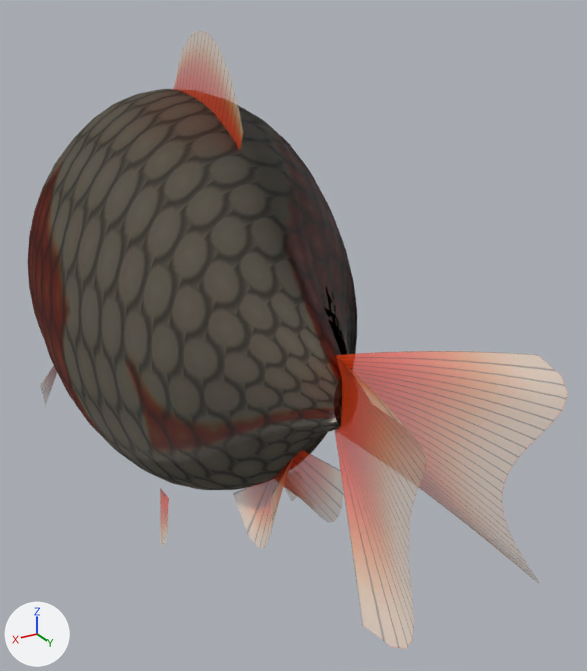
Before and after pictures for a commit that changed the glTF model models/pinpon_1.glb.
Both versions are drawn from a camera (50 mm lens) standing at (0.432, 0.774, 0.395) and looking at (-0.05, -0.03, -0.007). Arrows for +X, +Y and +Z are at lower left; the lights stay in place. The older version comes first. Where no turn or scale is listed for an object, it has been applied to the vertices.

Names of what the first picture shows: 'body', 'fins'.
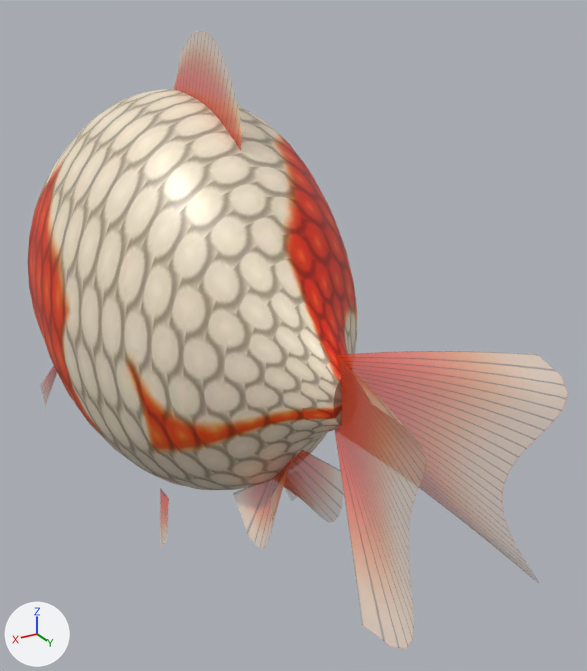
What differs and where, as boxes (x1, y1, x2, y2) in the pictures (587 x 671 px):
'body', surface changed (lighter)
    both: (28, 89, 357, 490)

Patch to the scene script:
```diff
--- a/models/pinpon_1.glb.py
+++ b/models/pinpon_1.glb.py
@@ mat_body @@
 n0 = _N.new('ShaderNodeBsdfPrincipled'); n0.name = 'Principled BSDF'
 n2.image = img_pinpon_1_body
-n3 = _N.new('ShaderNodeNormalMap'); n3.name = 'Normal Map'
-n3.uv_map = 'UVMap'
-n4 = _N.new('ShaderNodeTexImage'); n4.name = 'Image Texture.001'
-n4.image = img_pinpon_1_normal
 _L.new(n0.outputs[0], n1.inputs[0])  # 'BSDF' to 'Surface'
 _L.new(n2.outputs[0], n0.inputs[0])  # 'Color' to 'Base Color'
-_L.new(n3.outputs[0], n0.inputs[5])  # 'Normal' to 'Normal'
-_L.new(n4.outputs[0], n3.inputs[1])  # 'Color' to 'Color'
```
